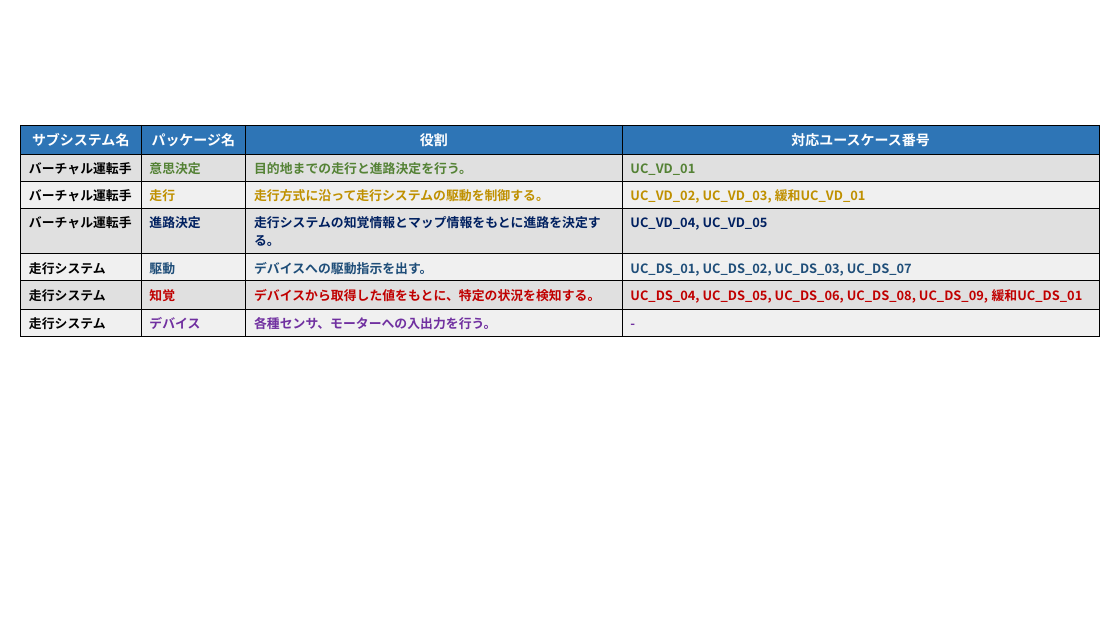
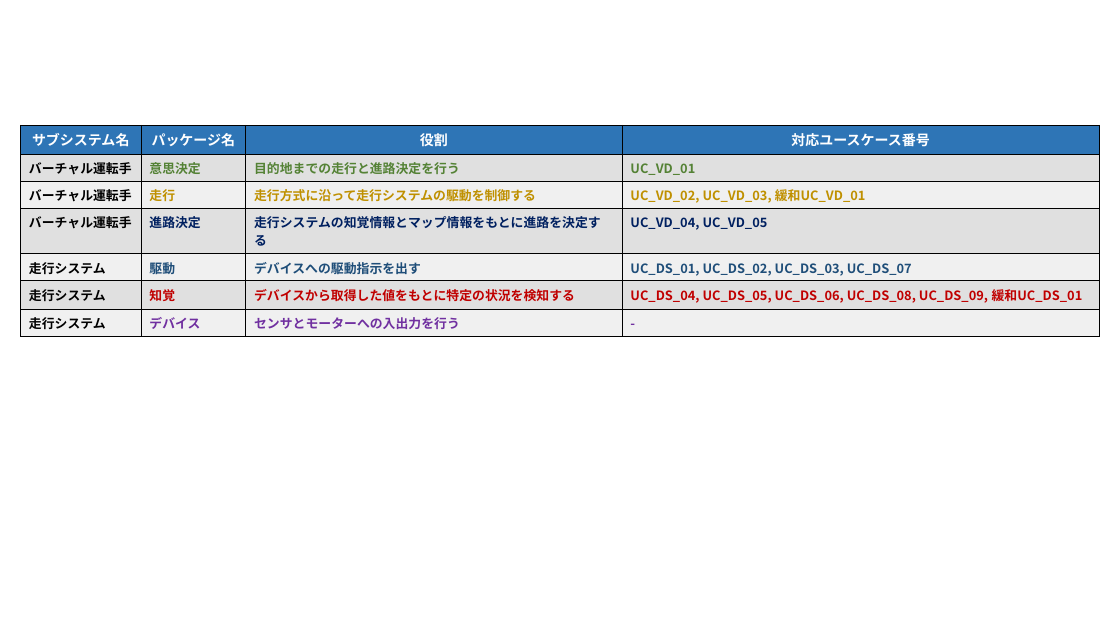
Before and after one commit to miyoshiyuu-systena/tenarobo-primary-mil-2025, a slide deck: slide 1 of model/素材/3.1.2_パッケージの役割.pptx. Drawn at 1120x630 pixels with LibreOffice and Linux fonts; fonts in the diff are those of the drawing. Boxes give left, top, right and bottom in pixels: in the first picture for what was removed or moved away, otherwise in the second. Text is boxed around its words. In the diff, an @@ line names an element or a change of style, - is before the commit and + after.

```diff
--- a/model/素材/3.1.2_パッケージの役割.pptx
+++ b/model/素材/3.1.2_パッケージの役割.pptx
@@ table at [20, 125, 1099, 333] @@
-row 2, column 3: 目的地までの走行と進路決定を行う。
+row 2, column 3: 目的地までの走行と進路決定を行う
-row 3, column 3: 走行方式に沿って走行システムの駆動を制御する。
+row 3, column 3: 走行方式に沿って走行システムの駆動を制御する
-row 4, column 3: 走行システムの知覚情報とマップ情報をもとに進路を決定する。
+row 4, column 3: 走行システムの知覚情報とマップ情報をもとに進路を決定する
-row 5, column 3: デバイスへの駆動指示を出す。
+row 5, column 3: デバイスへの駆動指示を出す
-row 6, column 3: デバイスから取得した値をもとに、特定の状況を検知する。
+row 6, column 3: デバイスから取得した値をもとに特定の状況を検知する
-row 7, column 3: 各種センサ、モーターへの入出力を行う。
+row 7, column 3: センサとモーターへの入出力を行う
```
Also in this commit, not shown: 16 other files.
